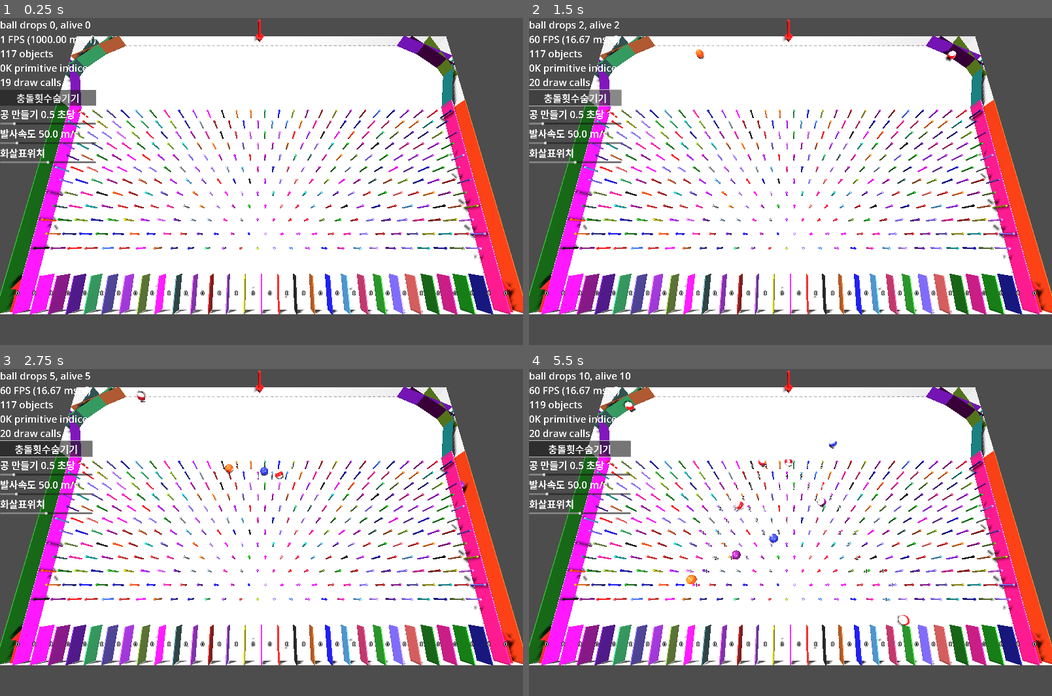
Above: before the commit, frames 1-4 (two rows, left to right).
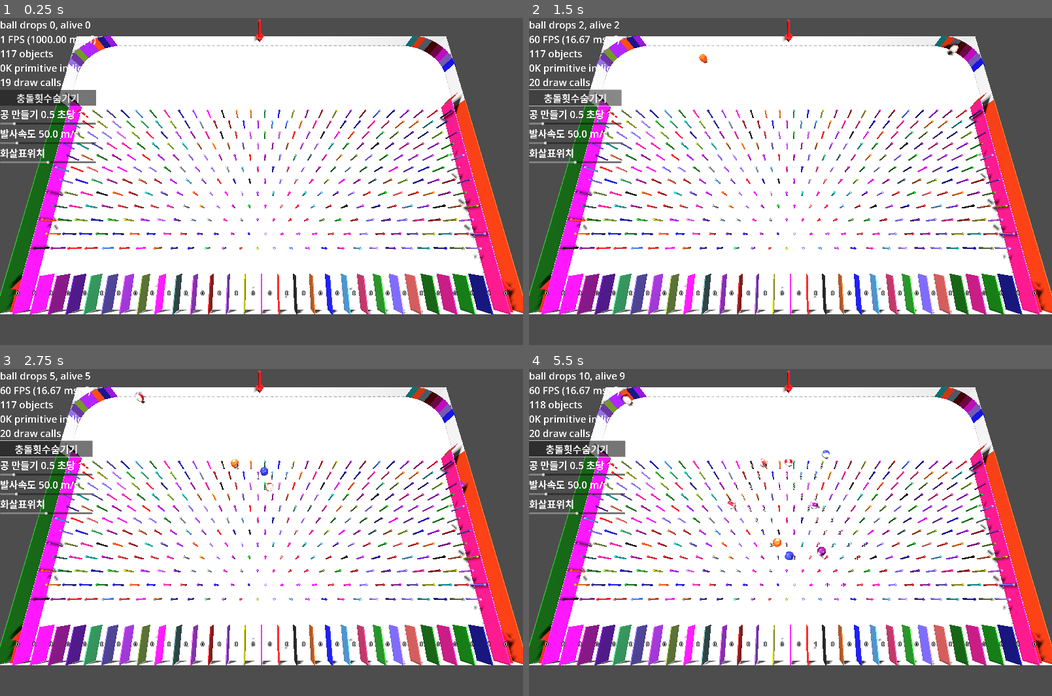
Above: after the commit, the same moments.

Repository: kasworld/gd4pinball
Game: Godot game, scene res://main.tscn
The game is run twice, just before and just after one commit, with the same random seed, the same clock (stepped at 60 frames per second) and the same inputs.
Inputs (mouse positions are in pixels of both pictures, inside the frame that each line leads up to):
- Up to frame 1 (0.25 s): no input
- Up to frame 2 (1.5 s): click "충돌횟수숨기기" at 0.5 s; click "충돌횟수보이기" at 1.25 s
- Up to frame 3 (2.75 s): tap Enter at 2, 2.1 s; move the mouse to (376, 516) at 2.02 s; hold Right from 2.03 s (still down); click (376, 516) at 2.17 s
- Up to frame 4 (5.5 s): move the mouse to (685, 548) at 2.77 s; release Right at 2.78 s; hold Left 2.78-3.53 s; tap 1 at 2.85, 4.35 s; move the mouse to (842, 460) at 3.52 s; hold Right 3.53-5.03 s; tap Enter at 3.6, 5.1 s; move the mouse to (764, 597) at 4.27 s; click (764, 597) at 4.42 s; move the mouse to (947, 581) at 5.02 s; hold Left from 5.03 s (still down)

The runs differ from the first frame. In frame 1, 1.8% of the frame differs, in the area x 12-89%, y 5-30%; in frame 2, 1.8%; in frame 3, 1.9%; in frame 4, 2.8%, in the area x 2-89%, y 1-85%.

Commit message:
반사판 개선

Diff:
--- a/main.gd
+++ b/main.gd
@@ -78,30 +78,28 @@
 		w.position = Vector3(x, Config.WorldSize.y/2, Config.WorldSize.z/2+3)
 		add_child(w)
 
-	var l = 4
-	for deg in [70,45,30]:
+	var r = 3
+	for deg in range(10,90,10):
 		var rad = deg_to_rad(deg)
-		var w = preload("res://반사판.tscn").instantiate(
-			).set_color(dark_colors.pick_random()[0])
+		var w = preload("res://반사판.tscn").instantiate().set_color(dark_colors.pick_random()[0])
 		w.rotate_y(rad)
-		w.position = Vector3(cos(rad)*l/2, Config.WorldSize.y/2, sin(rad)*l/2)
-		#w.physics_material_override.bounce = 0.5
-		add_child(w)
-		w = preload("res://반사판.tscn").instantiate(
-			).set_color(dark_colors.pick_random()[0])
-		w.rotate_y(-rad)
-		w.position = Vector3(Config.WorldSize.x-cos(-rad)*l/2, Config.WorldSize.y/2, -sin(-rad)*l/2)
-		#w.physics_material_override.bounce = 1.0
-		add_child(w)
-
-	var rad = deg_to_rad(75)
+		w.position = -Vector3(sin(rad), 0, cos(rad))*r + Vector3(3,Config.WorldSize.y/2,3)
+		add_child(w)
+
+		rad = PI - rad
+		w = preload("res://반사판.tscn").instantiate().set_color(dark_colors.pick_random()[0])
+		w.rotate_y(PI+rad)
+		w.position = Vector3(sin(rad), 0, cos(rad) )*r + Vector3(Config.WorldSize.x-3,Config.WorldSize.y/2,3)
+		add_child(w)
+
+	var rad = deg_to_rad(45)
 	var w = preload("res://반사판.tscn").instantiate().set_color(dark_colors.pick_random()[0])
 	w.rotate_y(PI-rad)
-	w.position = Vector3(cos(rad)*l/2, Config.WorldSize.y/2,2.3+ sin(rad)*l/2)
+	w.position = Vector3(cos(rad), Config.WorldSize.y/2, 5+ sin(rad))
 	add_child(w)
 	w = preload("res://반사판.tscn").instantiate().set_color(dark_colors.pick_random()[0])
 	w.rotate_y(PI+rad)
-	w.position = Vector3(Config.WorldSize.x-cos(rad)*l/2, Config.WorldSize.y/2,2.3+ sin(rad)*l/2)
+	w.position = Vector3(Config.WorldSize.x-cos(rad), Config.WorldSize.y/2, 5+ sin(rad))
 	add_child(w)
 
 func new_label3d() -> Label3D:
--- a/반사판.tscn
+++ b/반사판.tscn
@@ -11,10 +11,10 @@
 [sub_resource type="PlaneMesh" id="PlaneMesh_xwmn8"]
 resource_local_to_scene = true
 material = SubResource("StandardMaterial3D_elwgu")
-size = Vector2(4, 1)
+size = Vector2(1, 1)
 
 [sub_resource type="ConcavePolygonShape3D" id="ConcavePolygonShape3D_xwmn8"]
-data = PackedVector3Array(2, 0, 0.5, -2, 0, 0.5, 2, 0, -0.5, -2, 0, 0.5, -2, 0, -0.5, 2, 0, -0.5)
+data = PackedVector3Array(0.5, 0, 0.5, -0.5, 0, 0.5, 0.5, 0, -0.5, -0.5, 0, 0.5, -0.5, 0, -0.5, 0.5, 0, -0.5)
 
 [node name="반사판" type="StaticBody3D"]
 physics_material_override = SubResource("PhysicsMaterial_xwmn8")
